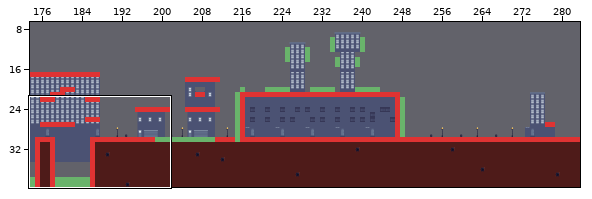
A Tiled map gets an edit: Output/Assets/maps/Ciudad_3.tmx. The first picture is a wide view before the edit; the outline marks the close-up.
Close-up. The starting point:
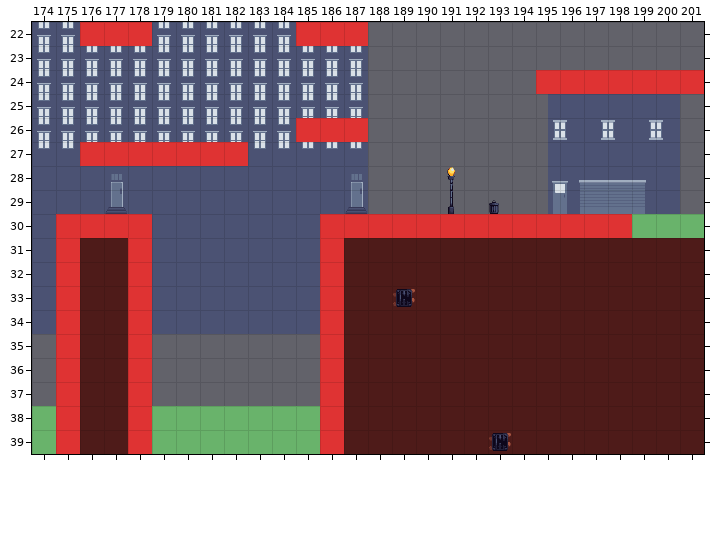
Cells are 32x32 px. Shown: x 174..201, y 22..39. The commit also changed other parts of the map, which this record leaves out.
The same view after the edit:
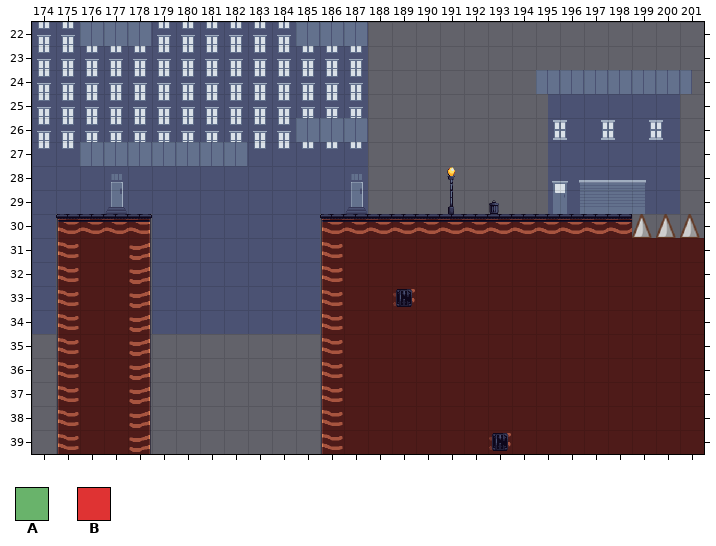
Key: from "CityTileSet": A 24, B 37.
_ is an empty cell.
From old to new:
Layer "Collisions" (now hidden):
The edit erases tile B in row 22 at x 176 to 178 and 185 to 187; in row 24 at x 195 to 201; in row 26 at x 185 to 187; in row 27 at x 176 to 182; in row 30 at x 175 to 178 and 186 to 198; in rows 31 to 39 at x 175, 178 and 186.
Layer "DeathCollisions" (now hidden):
The edit erases tile A in row 30 at x 199 to 201; in rows 38 to 39 at x 174 and 179 to 185.
Where, in picture pixels (left, top, right, bottom), the same in both close-ups:
removed: (80, 22, 152, 46)
removed: (296, 22, 368, 46)
removed: (536, 70, 704, 94)
removed: (296, 118, 368, 142)
removed: (80, 142, 248, 166)
removed: (32, 214, 704, 454)
